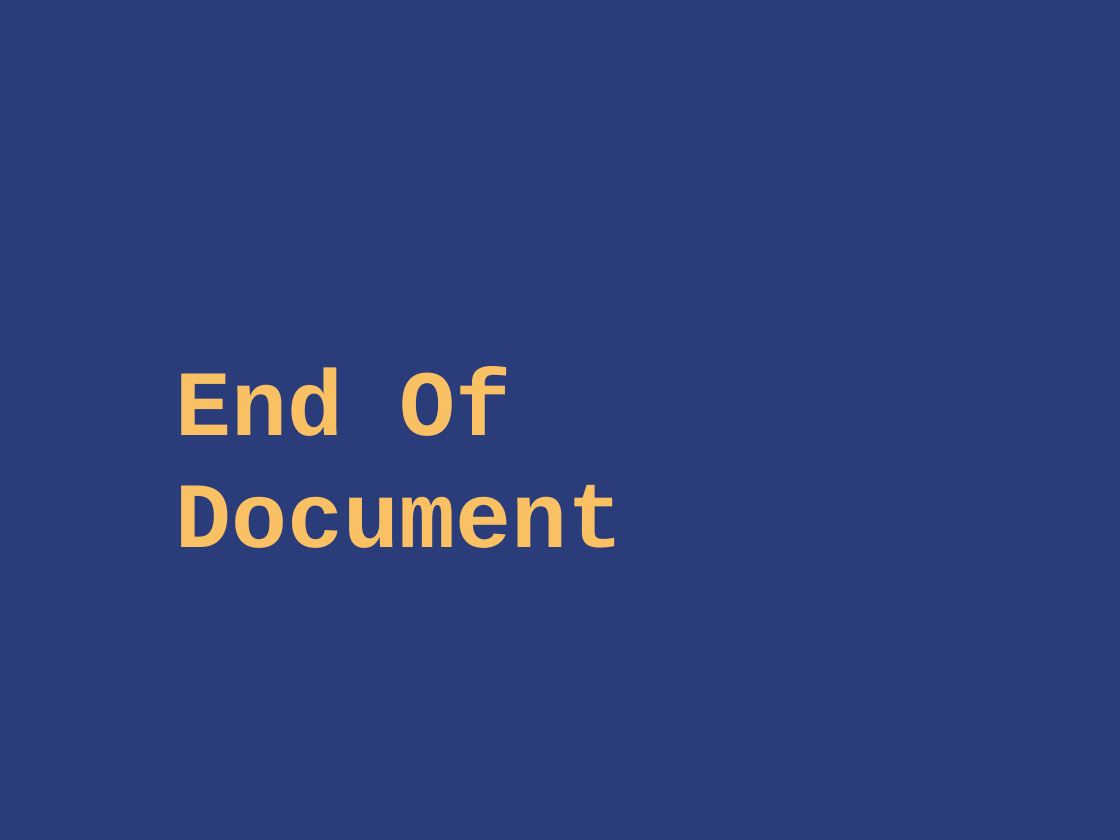
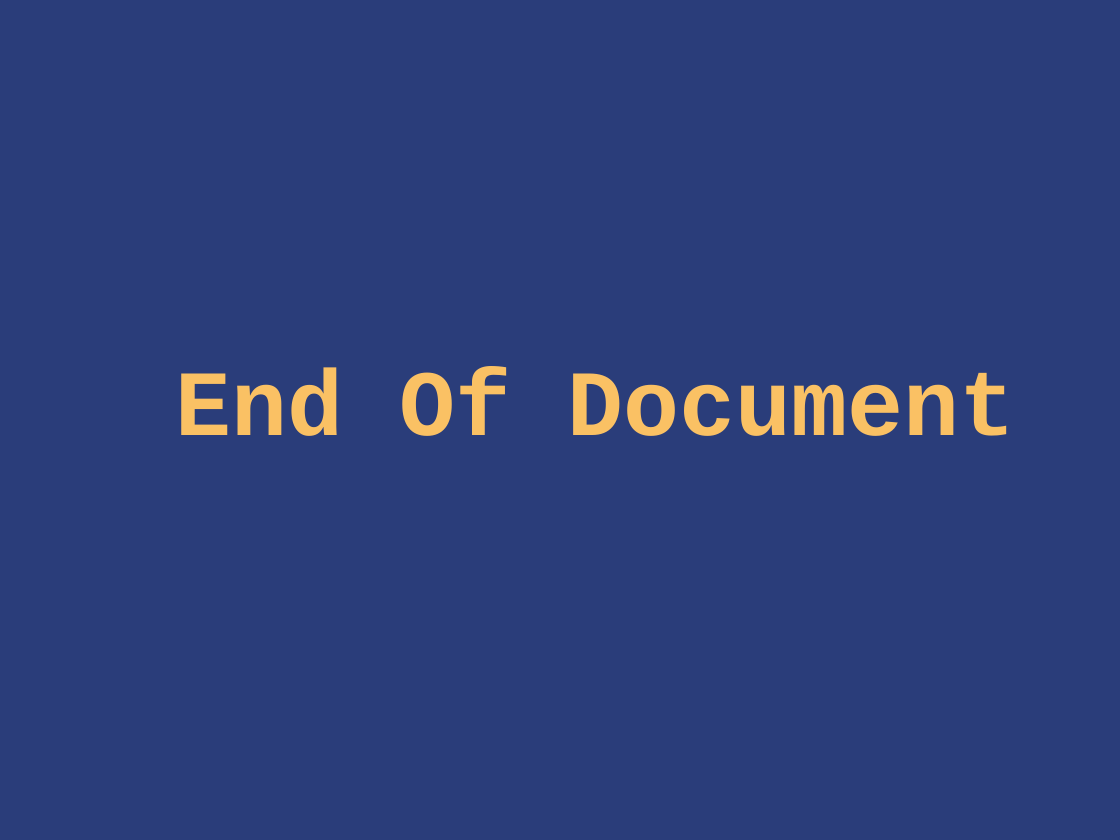
Before and after one commit to IAAS/decidr, a slide deck: slide 23 of seminars/rr/presentation/Web_Services.odp. Drawn at 1120x840 pixels with LibreOffice and Linux fonts; fonts in the diff are those of the drawing. Boxes give left, top, right and bottom in pixels: in the first picture for what was removed or moved away, otherwise in the second. Text is boxed around its words. In the diff, an @@ line names an element or a change of style, - is before the commit and + after.

```diff
--- a/seminars/rr/presentation/Web_Services.odp
+++ b/seminars/rr/presentation/Web_Services.odp
@@ text "End Of Document" rewrapped from [175, 367, 623, 548] to [175, 367, 1015, 436] @@
```
Also in this commit, not shown: 13 other slides changed, 1 other file.
